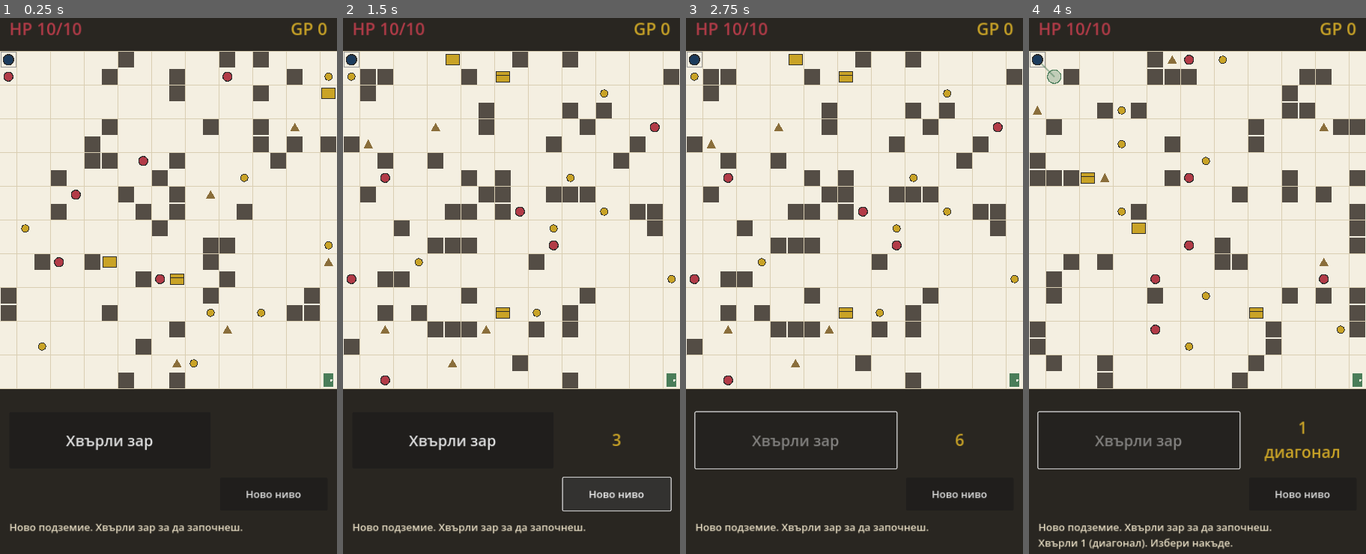
Above: before the commit, frames 1-4 (left to right).
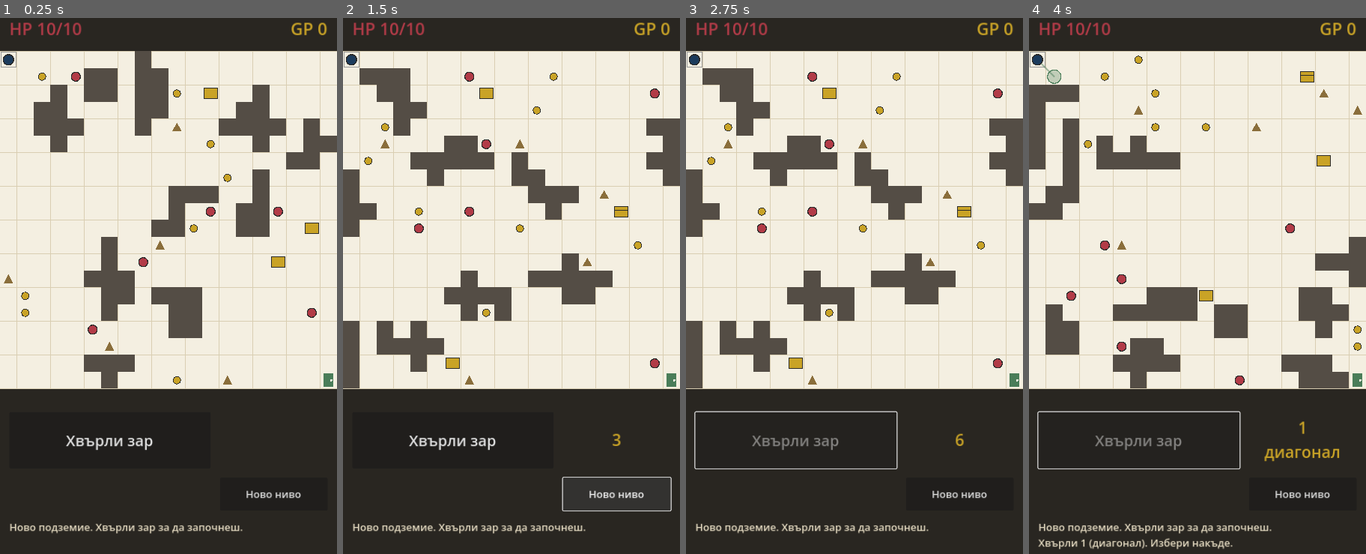
Above: after the commit, the same moments.

Repository: ViliyanSG/paper-dungeon
Game: Godot game, scene res://Main.tscn
Same seed, same stepped clock (60 frames per second), same inputs: the game is played once before the commit and once after it.
Inputs:
- Up to frame 1 (0.25 s): no input
- Up to frame 2 (1.5 s): click "Хвърли зар" at 0.5 s; click "Ново ниво" at 1.25 s
- Up to frame 3 (2.75 s): click "Хвърли зар" at 2 s
- Up to frame 4 (4 s): click "Ново ниво" at 2.75 s; click "Хвърли зар" at 3.5 s

The runs differ from the first frame. In frame 1, 15% of the frame differs, in the area x 0-100%, y 6-70%; in frame 2, 16%; in frame 3, 16%; in frame 4, 17%.

Commit message:
Walls as connected blobs (min 4 cells, edge-adjacent, isolated from each other); fill full cell so adjacent walls merge with no gap
Co-Authored-By: Claude Opus 4.8 <noreply@anthropic.com>

Diff:
--- a/main.gd
+++ b/main.gd
@@ -151,15 +151,19 @@
 # Regenerates until the exit is reachable from the entrance.
 func _generate_level() -> void:
 	var entrance := Vector2i(0, 0)
-	for attempt in 25:
+	var target := int(COLS * ROWS * 0.15)
+	for attempt in 30:
 		walls = {}
-		for y in ROWS:
-			for x in COLS:
-				var c := Vector2i(x, y)
-				if c == entrance or c == exit_cell:
-					continue
-				if randf() < 0.14:
-					walls[c] = true
+		var placed := 0
+		var tries := 0
+		while placed < target and tries < 250:
+			tries += 1
+			var blob := _make_blob(4 + randi() % 5)  # 4..8 cells
+			if blob.size() < 4:
+				continue
+			for c in blob:
+				walls[c] = true
+			placed += blob.size()
 		var reach := _reachable(entrance)
 		if reach.has(exit_cell):
 			_populate_entities(reach)
@@ -167,6 +171,43 @@
 	# fallback: no walls at all
 	walls = {}
 	_populate_entities(_reachable(entrance))
+
+
+# Grow one connected wall (orthogonal adjacency) of up to `target` cells,
+# kept isolated from other walls by at least one empty cell.
+func _make_blob(target: int) -> Array:
+	var start_cell := Vector2i(randi() % COLS, randi() % ROWS)
+	if not _blob_cell_ok(start_cell, {}):
+		return []
+	var blob := {start_cell: true}
+	while blob.size() < target:
+		var cands: Array = []
+		for bc in blob:
+			for d in ORTHO_DIRS:
+				var nc: Vector2i = bc + d
+				if not blob.has(nc) and _blob_cell_ok(nc, blob):
+					cands.append(nc)
+		if cands.is_empty():
+			break
+		blob[cands[randi() % cands.size()]] = true
+	return blob.keys()
+
+
+# A cell may join a blob if it is in bounds, not the entrance/exit, and not
+# touching (8-neighbourhood) any wall that belongs to a different blob.
+func _blob_cell_ok(cell: Vector2i, blob: Dictionary) -> bool:
+	if cell.x < 0 or cell.y < 0 or cell.x >= COLS or cell.y >= ROWS:
+		return false
+	if cell == Vector2i(0, 0) or cell == exit_cell:
+		return false
+	if walls.has(cell):
+		return false
+	for dy in range(-1, 2):
+		for dx in range(-1, 2):
+			var nb := cell + Vector2i(dx, dy)
+			if walls.has(nb) and not blob.has(nb):
+				return false
+	return true
 
 
 # Cells reachable by straight slides (1..6 in any of 8 directions), transitively.
@@ -428,9 +469,9 @@
 	for j in range(ROWS + 1):
 		draw_line(Vector2(0, GRID_TOP + j * TILE), Vector2(COLS * TILE, GRID_TOP + j * TILE), C_LINE, 1.0)
 
-	# walls (solid blocks)
+	# walls (solid blocks — fill whole cell so adjacent walls merge seamlessly)
 	for w in walls:
-		draw_rect(Rect2(w.x * TILE + 1, GRID_TOP + w.y * TILE + 1, TILE - 2, TILE - 2), C_WALL, true)
+		draw_rect(Rect2(w.x * TILE, GRID_TOP + w.y * TILE, TILE, TILE), C_WALL, true)
 
 	# travelled pencil line
 	if path.size() >= 2:
